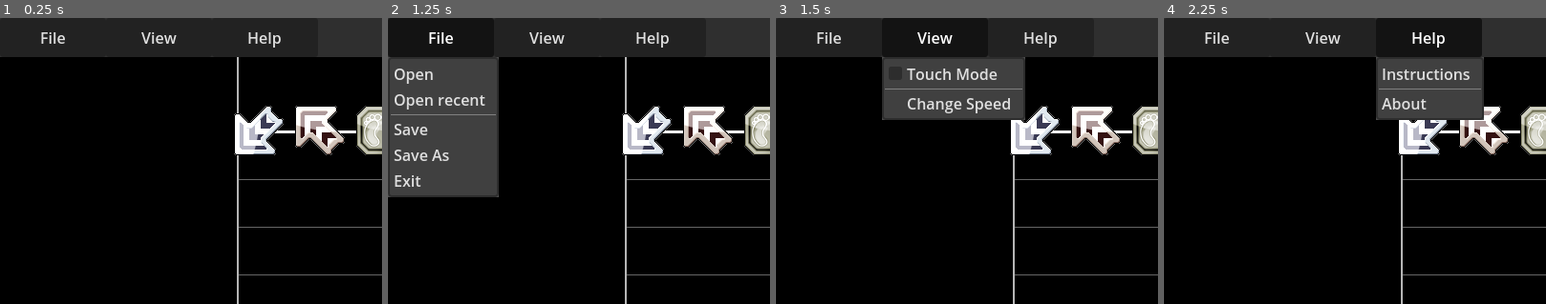
Above: before the commit, frames 1-4 (left to right).
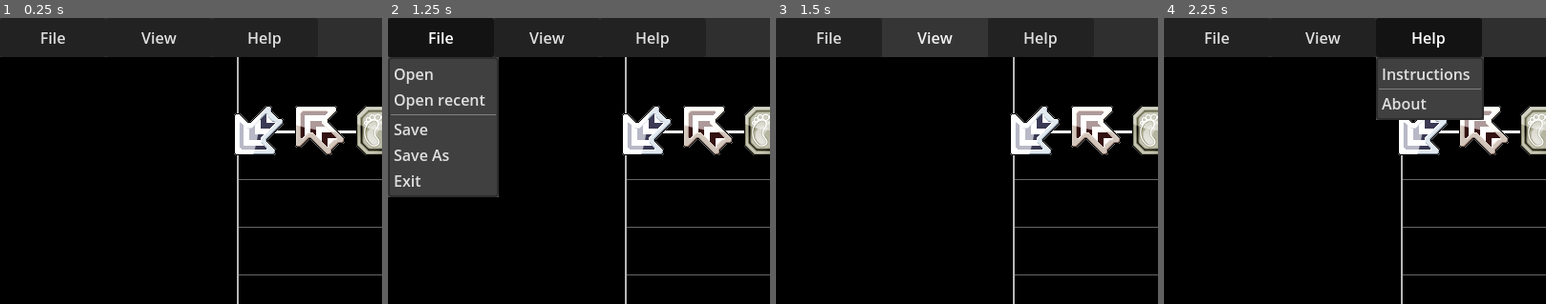
Above: after the commit, the same moments.

Repository: snil4/StepEditor
Game: Godot game, scene res://Scenes/Main.tscn
Same seed, same stepped clock (60 frames per second), same inputs: the game is played once before the commit and once after it.
Inputs:
- Up to frame 1 (0.25 s): no input
- Up to frame 2 (1.25 s): click "File" at 0.5 s
- Up to frame 3 (1.5 s): click "View" at 1.25 s
- Up to frame 4 (2.25 s): click "Help" at 2 s
The pictures show only the part of the screen within x 0-50%, y 0-50%; the shares and areas given below are measured in that part.

Frames 1-2 are identical in both runs. In frame 3, 12% of the frame differs, in the area x 27-66%, y 0-36%; in frame 4, nothing differs.

Commit message:
More work on loading files and recents

Diff:
--- a/Scenes/Main.tscn
+++ b/Scenes/Main.tscn
@@ -79,13 +79,14 @@
 offset_bottom = 41.0
 color = Color(0.184314, 0.184314, 0.184314, 1)
 
-[node name="FileMenu" type="MenuButton" parent="MenuBar" groups=["Persist"]]
+[node name="FileMenu" type="MenuButton" parent="MenuBar"]
 layout_mode = 0
 offset_right = 111.0
 offset_bottom = 41.0
 theme = SubResource("Theme_uoqn6")
 text = "File"
 flat = false
+switch_on_hover = true
 item_count = 6
 popup/item_0/text = "Open"
 popup/item_0/id = 0
@@ -110,6 +111,7 @@
 text = "View
 "
 flat = false
+switch_on_hover = true
 item_count = 3
 popup/item_0/text = "Touch Mode"
 popup/item_0/checkable = 1
@@ -128,6 +130,7 @@
 offset_bottom = 41.0
 text = "Help"
 flat = false
+switch_on_hover = true
 item_count = 3
 popup/item_0/text = "Instructions"
 popup/item_0/id = 0
--- a/Scripts/Editor.gd
+++ b/Scripts/Editor.gd
@@ -44,6 +44,7 @@
 signal snap_changed(snap :int)
 signal beat_changed(beat :int)
 signal play()
+signal recent_added(path: String)
 
 # Called when the node enters the scene tree for the first time.
 func _ready():
@@ -236,6 +237,7 @@
 
 
 func load_file():
+	recent_added.emit(main_node.properties["folder"] + "/" + main_node.file_name)
 	main_node.properties.clear()
 	var split = main_node.file_name.split(".",false,1)
 
--- a/Scripts/FileMenu.gd
+++ b/Scripts/FileMenu.gd
@@ -7,10 +7,11 @@
 @onready var file_dialog_node = $"/root/Main/FileDialog1"
 @onready var exit_dialog_node = $"/root/Main/ExitDialog"
 
-
 # Called when the node enters the scene tree for the first time.
 func _ready():
 	self.get_popup().connect("id_pressed", _on_item_pressed)
+
+	load_recent()
 
 
 func _on_item_pressed(id):
@@ -37,13 +38,44 @@
 		files[i] = files[i - 1]
 
 	files[0] = path
-	save()
+	save_recent()
 
 
-func save():
+func save_recent():
 
+	var save_game = FileAccess.open("user://recents.save", FileAccess.WRITE)
 	var save_dict = {
-		"files" : files,
+		"files" : files
     }
 
-	return save_dict
+	# JSON provides a static method to serialized JSON string.
+	var json_string = JSON.stringify(save_dict)
+
+	# Store the save dictionary as a new line in the save file.
+	save_game.store_line(json_string)
+	save_game.close()
+
+
+func load_recent():
+
+	var save_game = FileAccess.open("user://recents.save", FileAccess.WRITE)
+
+	while save_game.get_position() < save_game.get_length():
+		var json_string = save_game.get_line()
+
+		# Creates the helper class to interact with JSON
+		var json = JSON.new()
+
+		# Check if there is any error while parsing the JSON string, skip in case of failure
+		var parse_result = json.parse(json_string)
+		if not parse_result == OK:
+			print("JSON Parse Error: ", json.get_error_message(), " in ", json_string, " at line ", json.get_error_line())
+			continue
+
+		# Get the data from the JSON object
+		var node_data = json.get_data()
+
+		# Firstly, we need to create the object and add it to the tree and set its position.
+		files = node_data["files"]
+
+	save_game.close()
--- a/Scripts/Main.gd
+++ b/Scripts/Main.gd
@@ -60,8 +60,6 @@
 	change_window()
 	editor_node.change_window()
 	parser_node.mode_changed.emit(5)
-
-	load_game()
 
 	editor_node.initial = false
 
@@ -139,46 +137,3 @@
 
 		# Store the save dictionary as a new line in the save file.
 		save_file.store_line(json_string)
-
-
-# Note: This can be called from anywhere inside the tree. This function
-# is path independent.
-func load_game():
-
-	# If no save file found then create a new one
-	if not FileAccess.file_exists("user://savegame.save"):
-		FileAccess.open("user://savegame.save", FileAccess.WRITE)
-		save_game()
-		return # Error! We don't have a save to load.
-
-	# Get all saveable nodes in the scene
-	var save_nodes = get_tree().get_nodes_in_group("Persist")
-
-	# Load the file line by line and process that dictionary to restore
-	# the object it represents.
-	var save_file = FileAccess.open("user://savegame.save", FileAccess.READ)
-	while save_file.get_position() < save_file.get_length():
-		var json_string = save_file.get_line()
-
-		# Creates the helper class to interact with JSON
-		var json = JSON.new()
-
-		# Check if there is any error while parsing the JSON string, skip in case of failure
-		var parse_result = json.parse(json_string)
-		if not parse_result == OK:
-			print("JSON Parse Error: ", json.get_error_message(), " in ", json_string, " at line ", json.get_error_line())
-			continue
-
-		# Get the data from the JSON object
-		var node_data = json.get_data()
-
-		# Firstly, we need to create the object and add it to the tree and set its position.
-		var new_object = $node_data["filename"].load()
-		get_node(node_data["parent"]).add_child(new_object)
-		new_object.position = Vector2(node_data["pos_x"], node_data["pos_y"])
-
-		# Now we set the remaining variables.
-		for i in node_data.keys():
-			if i == "filename" or i == "parent" or i == "pos_x" or i == "pos_y":
-				continue
-			new_object.set(i, node_data[i])
--- a/Scripts/Parser.gd
+++ b/Scripts/Parser.gd
@@ -164,7 +164,7 @@
 	var _file = FileAccess.open(full_path, FileAccess.READ)
 
 	# Write a backup file
-	var _write_file = FileAccess.open(full_path + ".bak",FileAccess.WRITE)
+	var _write_file = FileAccess.open(full_path + ".old",FileAccess.WRITE)
 	_write_file.store_string(_file.get_as_text())
 	_write_file.close()
 
